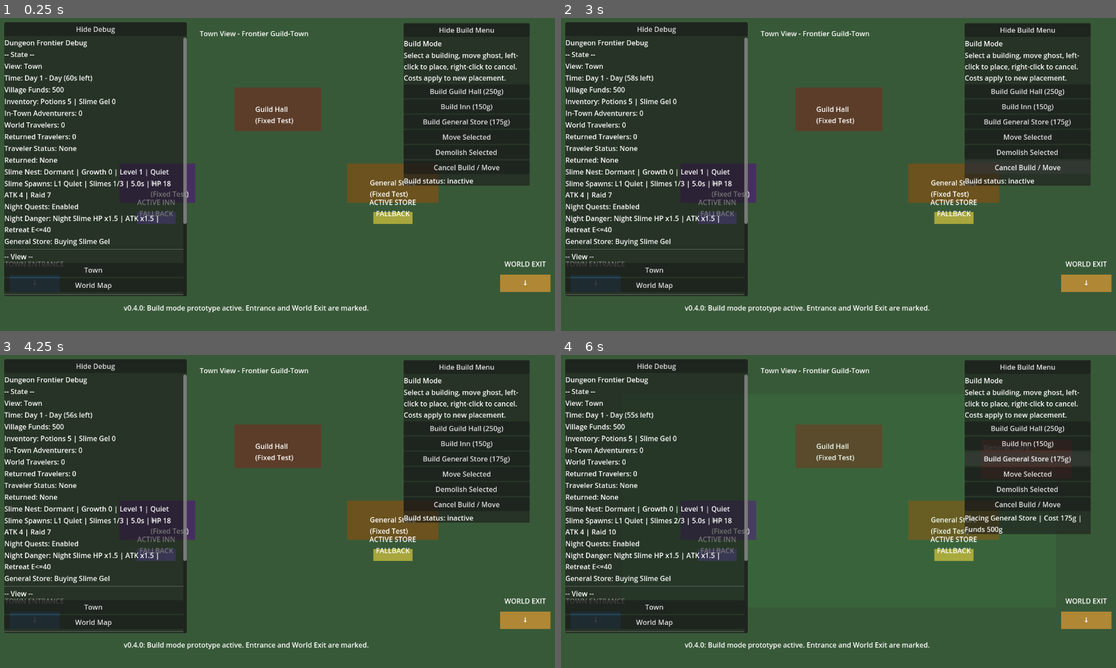
Above: before the commit, frames 1-4 (two rows, left to right).
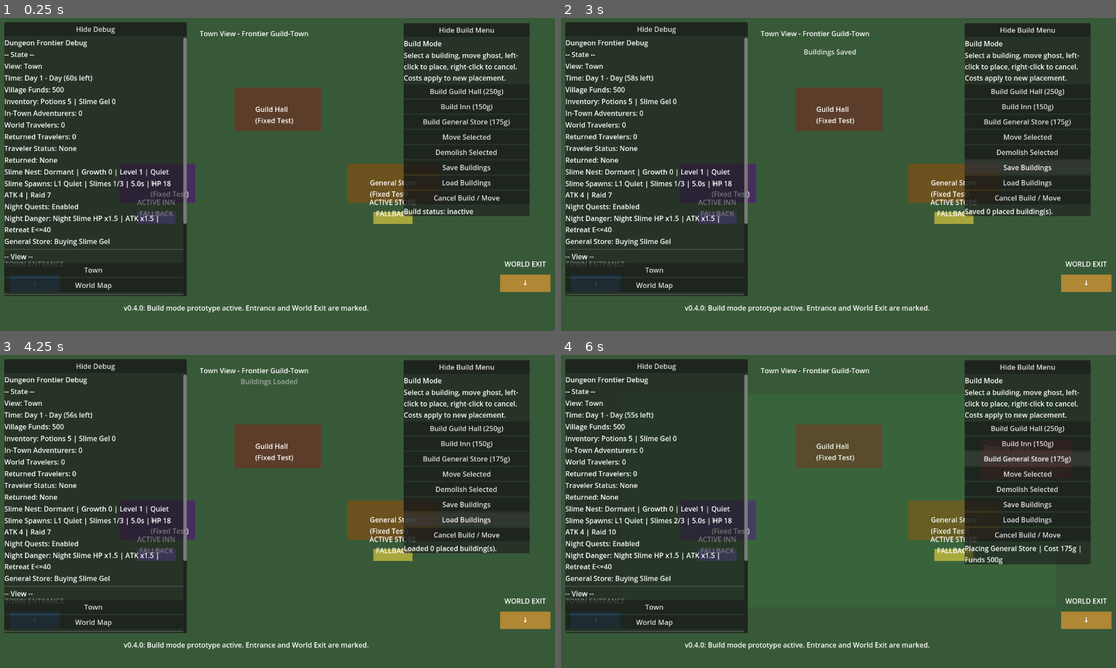
Above: after the commit, the same moments.

Repository: Caithis/AdventureVillage
Game: Godot game, scene res://scenes/main/Main.tscn
The game is run twice, just before and just after one commit, with the same random seed, the same clock (stepped at 60 frames per second) and the same inputs.
Inputs (mouse positions are in pixels of both pictures, inside the frame that each line leads up to):
- Up to frame 1 (0.25 s): no input
- Up to frame 2 (3 s): click "Hide Build Menu" at 0.5 s; click "Show Build Menu" at 1.25 s; click "Demolish Selected" at 2 s; click (1027, 168) at 2.75 s, where only the run after the commit has a clickable "Save Buildings"
- Up to frame 3 (4.25 s): click (466, 520) at 3.5 s, where only the run after the commit has a clickable "Load Buildings"
- Up to frame 4 (6 s): click "Build Guild Hall (250g)" at 4.25 s; click "Build Inn (150g)" at 5 s; click "Build General Store (175g)" at 5.75 s

The runs differ from the first frame. In frame 1, 2.5% of the frame differs, in the area x 72-96%, y 46-64%; in frame 2, 2.6%; in frame 3, 2.6%; in frame 4, 2.7%, in the area x 72-96%, y 46-67%.

Commit message:
feat: add v0.4.4 building save load foundation
Signed-off-by: Caithis <Bircameron20@gmail.com>

Diff:
--- a/godot_project/scripts/town/Town.gd
+++ b/godot_project/scripts/town/Town.gd
@@ -16,6 +16,8 @@
 }
 
 const DEMOLISH_REFUND_RATIO := 0.50
+const BUILDING_SAVE_PATH := "user://placed_buildings.json"
+const BUILDING_SAVE_VERSION := 1
 
 @onready var buildings_container: Node2D = $Buildings
 @onready var adventurers_container: Node2D = $Adventurers
@@ -56,6 +58,7 @@
 	GameState.state_changed.connect(_on_game_state_changed)
 	_register_existing_buildings()
 	_mark_fixed_fallback_buildings()
+	load_placed_buildings_from_file(false)
 	_create_build_panel()
 	_create_entrance_exit_visuals()
 	_create_active_route_visuals()
@@ -226,8 +229,8 @@
 	build_panel = PanelContainer.new()
 	build_panel.name = "BuildPanel"
 	build_panel.position = Vector2(930, 12)
-	build_panel.size = Vector2(290, 230)
-	build_panel.custom_minimum_size = Vector2(290, 230)
+	build_panel.size = Vector2(290, 300)
+	build_panel.custom_minimum_size = Vector2(290, 300)
 	build_panel.z_index = 100
 	build_panel.mouse_filter = Control.MOUSE_FILTER_STOP
 	add_child(build_panel)
@@ -284,6 +287,18 @@
 	demolish_button.pressed.connect(_on_demolish_selected_button_pressed)
 	vbox.add_child(demolish_button)
 
+	var save_button := Button.new()
+	save_button.text = "Save Buildings"
+	save_button.focus_mode = Control.FOCUS_NONE
+	save_button.pressed.connect(_on_save_buildings_button_pressed)
+	vbox.add_child(save_button)
+
+	var load_button := Button.new()
+	load_button.text = "Load Buildings"
+	load_button.focus_mode = Control.FOCUS_NONE
+	load_button.pressed.connect(_on_load_buildings_button_pressed)
+	vbox.add_child(load_button)
+
 	var cancel_button := Button.new()
 	cancel_button.text = "Cancel Build / Move"
 	cancel_button.focus_mode = Control.FOCUS_NONE
@@ -313,8 +328,8 @@
 		build_panel.size = Vector2(290, 40)
 	else:
 		build_panel_collapse_button.text = "Hide Build Menu"
-		build_panel.custom_minimum_size = Vector2(290, 230)
-		build_panel.size = Vector2(290, 230)
+		build_panel.custom_minimum_size = Vector2(290, 300)
+		build_panel.size = Vector2(290, 300)
 
 func _on_build_button_pressed(building_type: String) -> void:
 	print("Build button pressed: ", building_type)
@@ -432,11 +447,12 @@
 
 		_place_building(active_building_type, placement_rect)
 		_refresh_dynamic_route_markers()
+		save_placed_buildings_to_file(false)
 		show_town_floating_text("-%dg %s" % [building_cost, _get_building_display_name(active_building_type)], placement_rect.position + placement_rect.size * 0.5)
 		_update_build_status("Placed %s for %dg. Funds %dg." % [_get_building_display_name(active_building_type), building_cost, GameState.money])
 	cancel_build_mode()
 
-func _place_building(building_type: String, placement_rect: Rect2) -> void:
+func _place_building(building_type: String, placement_rect: Rect2) -> ColorRect:
 	placed_building_count += 1
 
 	var building := ColorRect.new()
@@ -465,6 +481,8 @@
 	if building.has_signal("building_clicked"):
 		building.connect("building_clicked", Callable(self, "_on_building_clicked"))
 
+	return building
+
 
 func select_building(building: ColorRect) -> void:
 	selected_building = building
@@ -537,6 +555,7 @@
 	moving_building = null
 	_update_selected_outline()
 	_refresh_dynamic_route_markers()
+	save_placed_buildings_to_file(false)
 	_update_build_status("Moved %s. Routes updated." % _get_building_display_name(active_building_type))
 
 func _on_demolish_selected_button_pressed() -> void:
@@ -558,6 +577,7 @@
 	building_to_remove.queue_free()
 	await get_tree().process_frame
 	_refresh_dynamic_route_markers()
+	save_placed_buildings_to_file(false)
 
 	if refund_amount > 0:
 		GameState.add_money(refund_amount)
@@ -644,6 +664,130 @@
 	if floating_text.has_method("setup"):
 		floating_text.setup(text)
 
+
+
+func _on_save_buildings_button_pressed() -> void:
+	save_placed_buildings_to_file(true)
+
+func _on_load_buildings_button_pressed() -> void:
+	load_placed_buildings_from_file(true)
+
+func save_placed_buildings_to_file(show_feedback: bool = true) -> void:
+	var placed_buildings_data: Array[Dictionary] = []
+
+	for building in buildings_container.get_children():
+		if not building is ColorRect:
+			continue
+
+		var building_control := building as ColorRect
+		if bool(building_control.get_meta("is_fixed_fallback", false)):
+			continue
+
+		if not bool(building_control.get_meta("is_placed_building", false)):
+			continue
+
+		placed_buildings_data.append({
+			"building_type": str(building_control.get("building_id")),
+			"position_x": building_control.position.x,
+			"position_y": building_control.position.y,
+			"size_x": building_control.size.x,
+			"size_y": building_control.size.y,
+			"original_cost": int(building_control.get_meta("original_cost", get_building_cost(str(building_control.get("building_id")))))
+		})
+
+	var save_data: Dictionary = {
+		"version": BUILDING_SAVE_VERSION,
+		"placed_buildings": placed_buildings_data
+	}
+
+	var file := FileAccess.open(BUILDING_SAVE_PATH, FileAccess.WRITE)
+	if file == null:
+		var error_text := "Building save failed. File error %s." % str(FileAccess.get_open_error())
+		_update_build_status(error_text)
+		if show_feedback:
+			show_town_floating_text("Save Failed", Vector2(620, 120))
+		return
+
+	file.store_string(JSON.stringify(save_data, "\t"))
+	file.close()
+
+	if show_feedback:
+		_update_build_status("Saved %d placed building(s)." % placed_buildings_data.size())
+		show_town_floating_text("Buildings Saved", Vector2(620, 120))
+
+func load_placed_buildings_from_file(show_feedback: bool = true) -> void:
+	if not FileAccess.file_exists(BUILDING_SAVE_PATH):
+		if show_feedback:
+			_update_build_status("No building save found yet.")
+			show_town_floating_text("No Save Found", Vector2(620, 120))
+		return
+
+	var file := FileAccess.open(BUILDING_SAVE_PATH, FileAccess.READ)
+	if file == null:
+		var error_text := "Building load failed. File error %s." % str(FileAccess.get_open_error())
+		_update_build_status(error_text)
+		if show_feedback:
+			show_town_floating_text("Load Failed", Vector2(620, 120))
+		return
+
+	var file_text := file.get_as_text()
+	file.close()
+
+	var parsed: Variant = JSON.parse_string(file_text)
+	if not parsed is Dictionary:
+		_update_build_status("Building save data is invalid.")
+		if show_feedback:
+			show_town_floating_text("Invalid Save", Vector2(620, 120))
+		return
+
+	var save_data: Dictionary = parsed
+	var placed_buildings_data: Array = save_data.get("placed_buildings", [])
+
+	clear_selected_building()
+	_remove_all_placed_buildings()
+
+	for building_data in placed_buildings_data:
+		if not building_data is Dictionary:
+			continue
+
+		_recreate_placed_building_from_save(building_data)
+
+	_refresh_dynamic_route_markers()
+
+	if show_feedback:
+		_update_build_status("Loaded %d placed building(s)." % placed_buildings_data.size())
+		show_town_floating_text("Buildings Loaded", Vector2(620, 120))
+
+func _remove_all_placed_buildings() -> void:
+	for index in range(buildings_container.get_child_count() - 1, -1, -1):
+		var building := buildings_container.get_child(index)
+
+		if not building is ColorRect:
+			continue
+
+		var building_control := building as ColorRect
+		if bool(building_control.get_meta("is_fixed_fallback", false)):
+			continue
+
+		if bool(building_control.get_meta("is_placed_building", false)):
+			buildings_container.remove_child(building_control)
+			building_control.queue_free()
+
+func _recreate_placed_building_from_save(building_data: Dictionary) -> void:
+	var building_type: String = str(building_data.get("building_type", "building"))
+	var position := Vector2(
+		float(building_data.get("position_x", 160.0)),
+		float(building_data.get("position_y", 120.0))
+	)
+	var size := Vector2(
+		float(building_data.get("size_x", _get_building_size(building_type).x)),
+		float(building_data.get("size_y", _get_building_size(building_type).y))
+	)
+	var placement_rect := Rect2(position, size)
+
+	var building := _place_building(building_type, placement_rect)
+	if building != null:
+		building.set_meta("original_cost", int(building_data.get("original_cost", get_building_cost(building_type))))
 
 func _get_primary_placed_building(building_type: String) -> ColorRect:
 	var chosen_building: ColorRect = null
Not shown, changed: README.md
Not shown, added: docs/BuildingSaveLoadNotes.md
Not shown, changed: docs/Changelog.md
Not shown, changed: docs/DevelopmentStatus.md
Not shown, changed: docs/KnownIssues.md
Not shown, changed: docs/ProjectState.md
Not shown, added: docs/TestChecklist_v0_4_4.md
